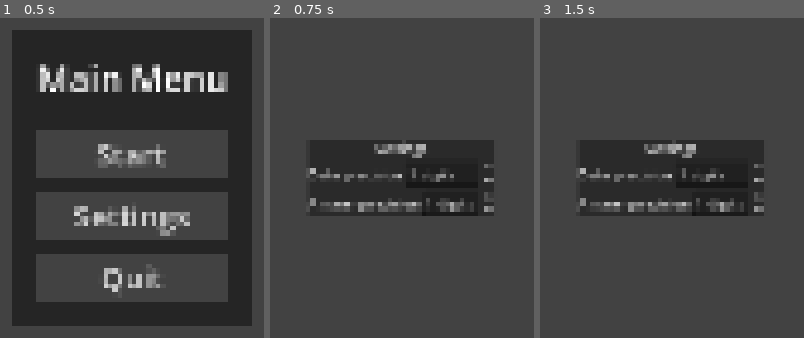
Above: before the commit, frames 1-3 (left to right).
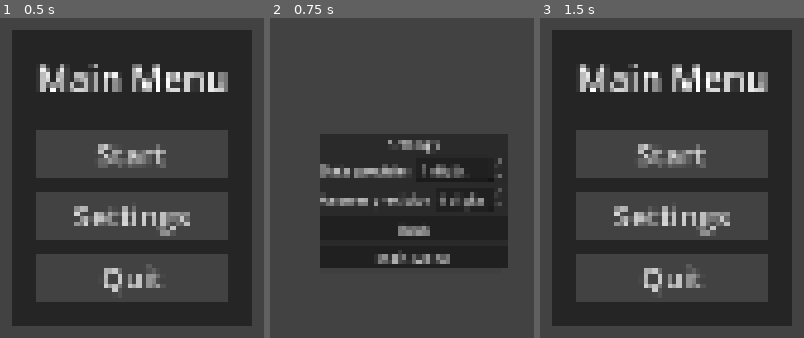
Above: after the commit, the same moments.

Repository: Paraross/geo-app
Game: Godot game, scene res://scenes/main.tscn
Two runs of this game, one before a commit and one after it. Both use one fixed random seed, a clock stepped at 60 frames per second and the inputs below.
Inputs (mouse positions are in pixels of both pictures, inside the frame that each line leads up to):
- Up to frame 1 (0.5 s): no input
- Up to frame 2 (0.75 s): click "Settings" at 0.5 s
- Up to frame 3 (1.5 s): click (682, 229) at 1.25 s, where only the run after the commit has a clickable "Back"

Frame 1 is identical in both runs. In frame 2, 15% of the frame differs, in the area x 15-91%, y 38-79%; in frame 3, 54%, in the area x 4-96%, y 3-97%.

Commit message:
Improve navigation

Diff:
--- a/scenes/main.tscn
+++ b/scenes/main.tscn
@@ -137,6 +137,10 @@
 layout_mode = 2
 text = "Start"
 
+[node name="BackButton" type="Button" parent="TaskFilterMenu/CenterContainer/PanelContainer/VBoxContainer"]
+layout_mode = 2
+text = "Back"
+
 [node name="SettingsMenu" type="Control" parent="."]
 layout_mode = 3
 anchors_preset = 15
@@ -161,6 +165,10 @@
 anchors_preset = 15
 anchor_right = 1.0
 anchor_bottom = 1.0
+offset_left = 14.0
+offset_top = 30.0
+offset_right = 14.0
+offset_bottom = 30.0
 grow_horizontal = 2
 grow_vertical = 2
 
@@ -204,6 +212,14 @@
 max_value = 6.0
 value = 1.0
 suffix = "digits"
+
+[node name="BackButton" type="Button" parent="SettingsMenu/CenterContainer/PanelContainer/VBoxContainer"]
+layout_mode = 2
+text = "Back"
+
+[node name="MainMenuButton" type="Button" parent="SettingsMenu/CenterContainer/PanelContainer/VBoxContainer"]
+layout_mode = 2
+text = "Main Menu"
 
 [node name="MainMenu" type="Control" parent="."]
 visible = false
@@ -290,6 +306,9 @@
 [connection signal="pressed" from="TaskScreen/PanelContainer/VBoxContainer/NewTaskButton" to="." method="_on_button_pressed"]
 [connection signal="multi_selected" from="TaskFilterMenu/CenterContainer/PanelContainer/VBoxContainer/GridContainer/DifficultyList" to="TaskFilterMenu" method="_on_difficulty_item_list_multi_selected"]
 [connection signal="pressed" from="TaskFilterMenu/CenterContainer/PanelContainer/VBoxContainer/StartButton" to="." method="_on_task_filter_start_button_pressed"]
+[connection signal="pressed" from="TaskFilterMenu/CenterContainer/PanelContainer/VBoxContainer/BackButton" to="." method="_on_back_button_pressed"]
+[connection signal="pressed" from="SettingsMenu/CenterContainer/PanelContainer/VBoxContainer/BackButton" to="." method="_on_back_button_pressed"]
+[connection signal="pressed" from="SettingsMenu/CenterContainer/PanelContainer/VBoxContainer/MainMenuButton" to="." method="_on_main_menu_button_pressed"]
 [connection signal="pressed" from="MainMenu/CenterContainer/PanelContainer/VBoxContainer/StartButton" to="." method="_on_main_menu_start_button_pressed"]
-[connection signal="pressed" from="MainMenu/CenterContainer/PanelContainer/VBoxContainer/SettingsButton" to="." method="_on__main_menu_settings_button_pressed"]
+[connection signal="pressed" from="MainMenu/CenterContainer/PanelContainer/VBoxContainer/SettingsButton" to="." method="_on_main_menu_settings_button_pressed"]
 [connection signal="pressed" from="MainMenu/CenterContainer/PanelContainer/VBoxContainer/QuitButton" to="MainMenu/CenterContainer/PanelContainer/VBoxContainer/QuitButton" method="_on_pressed"]
--- a/scripts/main.gd
+++ b/scripts/main.gd
@@ -2,9 +2,12 @@
 
 @export var current_screen: Control:
 	set(value):
+		last_screen = current_screen
 		current_screen = value
 		make_current_screen_visible()
 		# print("current_screen changed to %s" % current_screen)
+
+var last_screen: Control
 
 @onready var task_screen: HBoxContainer = $TaskScreen
 @onready var shape_world: ShapeWorld = $TaskScreen/ShapeViewportContainer/ShapeViewport/ShapeWorld
@@ -15,8 +18,8 @@
 @onready var volume_spin_box: SpinBox = task_answer_grid.get_node("VolumeSpinBox")
 
 @onready var task_filter_menu: TaskFilterMenu = $TaskFilterMenu
-
 @onready var settings_menu: Control = $SettingsMenu
+@onready var main_menu: Control = $MainMenu
 
 func _ready() -> void:
 	make_children_not_visible()
@@ -93,7 +96,7 @@
 	current_screen = task_filter_menu
 
 
-func _on__main_menu_settings_button_pressed() -> void:
+func _on_main_menu_settings_button_pressed() -> void:
 	make_children_not_visible()
 	current_screen = settings_menu
 
@@ -104,3 +107,11 @@
 
 	make_children_not_visible()
 	current_screen = task_screen
+
+
+func _on_back_button_pressed() -> void:
+	current_screen = last_screen
+
+
+func _on_main_menu_button_pressed() -> void:
+	current_screen = main_menu
